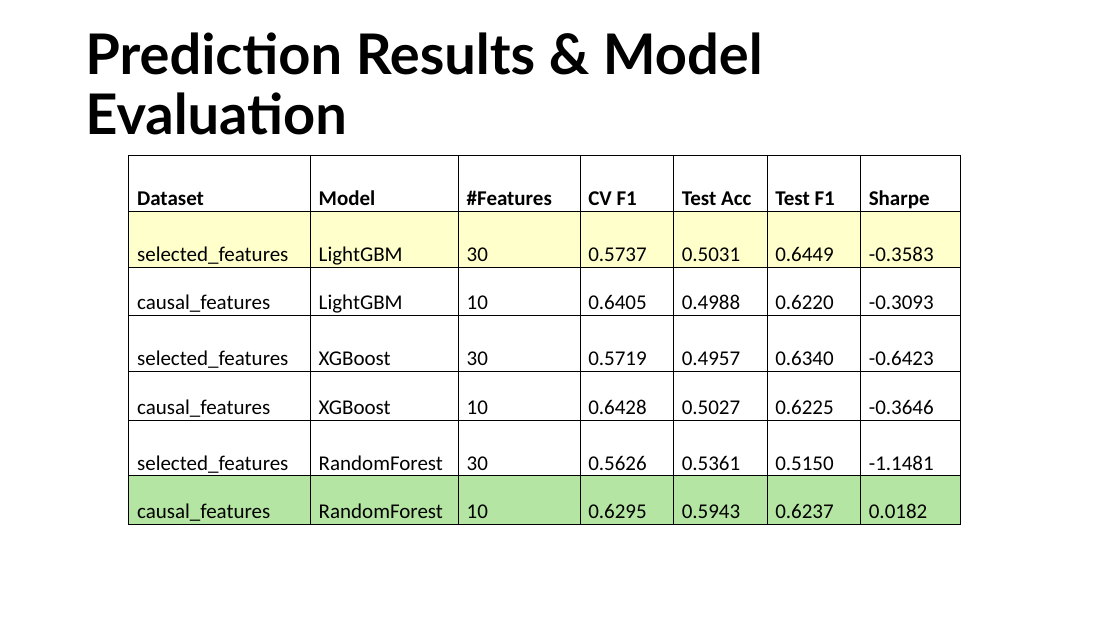
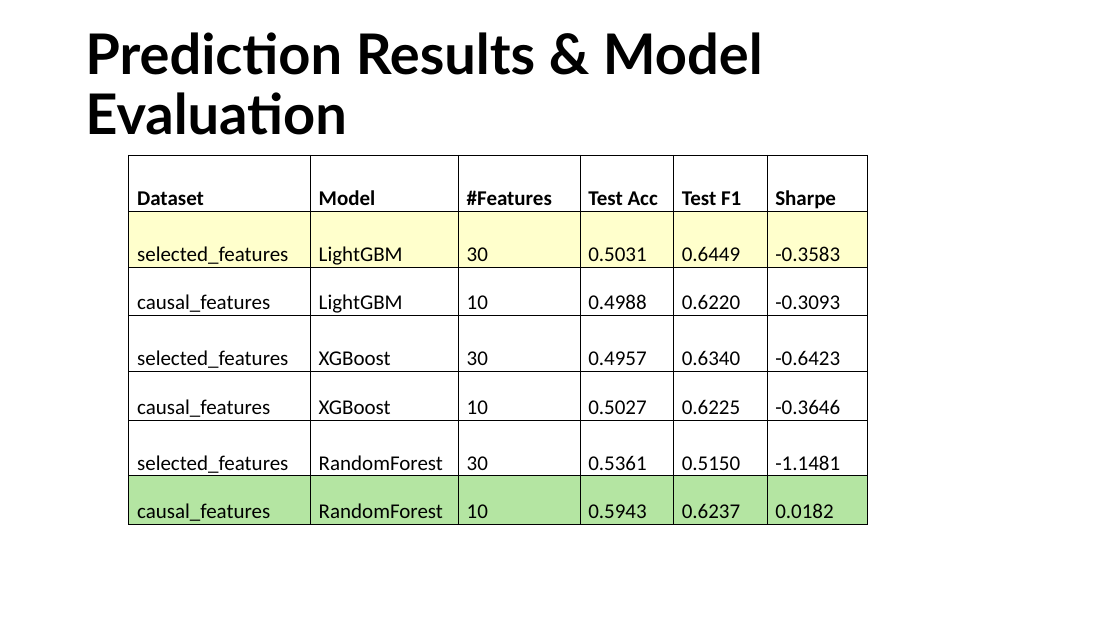
Before and after one commit to sjohny-uh/Causal_Inference_Project, a slide deck: slide 15 of Presentation/Causal_Inference_Presentation.pptx. Drawn at 1120x630 pixels with LibreOffice and Linux fonts; fonts in the diff are those of the drawing. Boxes give left, top, right and bottom in pixels: in the first picture for what was removed or moved away, otherwise in the second. Text is boxed around its words. In the diff, an @@ line names an element or a change of style, - is before the commit and + after.

```diff
--- a/Presentation/Causal_Inference_Presentation.pptx
+++ b/Presentation/Causal_Inference_Presentation.pptx
@@ table at (129,155,867,529) @@
-column 4: CV F1 | 0.5737 | 0.6405 | 0.5719 | 0.6428 | 0.5626 | 0.6295
@@ table: place and size @@
-table at (129,155,960,529)
+table at (129,155,867,529)
```
Also in this commit, not shown: 2 other slides changed.
